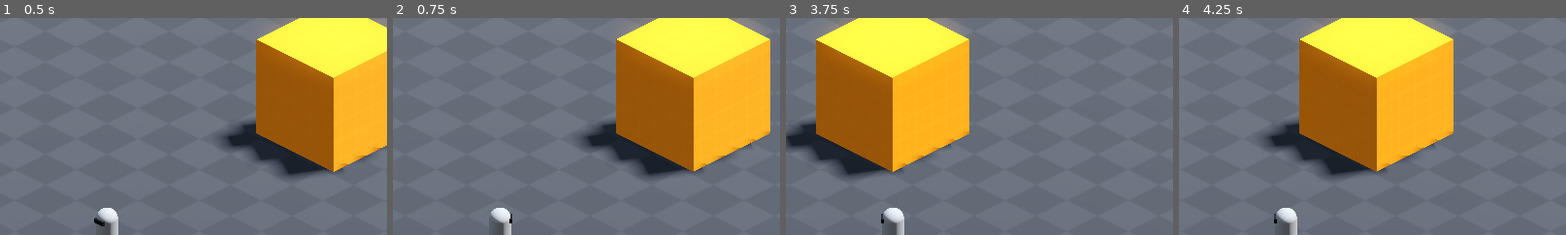
Above: before the commit, frames 1-4 (left to right).
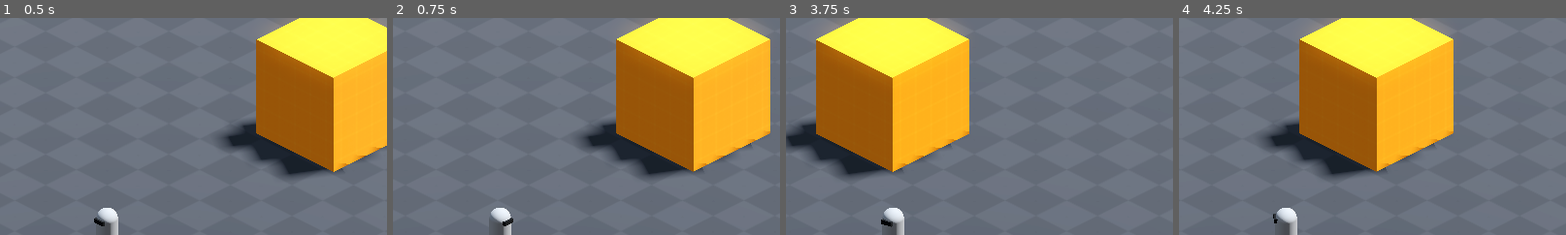
Above: after the commit, the same moments.

Repository: YordanosZt/brackeys-game-jam
Game: Godot game, scene res://Scenes/world.tscn
Same seed, same stepped clock (60 frames per second), same inputs: the game is played once before the commit and once after it.
Inputs (mouse positions are % of the whole screen's width and height, from its top left):
- Up to frame 1 (0.5 s): no input
- Up to frame 2 (0.75 s): tap Enter at 0.5 s; move the mouse to (72, 45) at 0.52 s; hold D (right) from 0.53 s (still down); tap Backspace at 0.6 s; click (72, 45) at 0.67 s
- Up to frame 3 (3.75 s): release D (right) at 1.25 s; drag from (30, 55) to (45, 70) at 1.27 s; tap Space at 2 s; move the mouse to (60, 28) at 2.02 s; hold D (right) 2.03-2.75 s; tap F at 2.1 s; drag from (45, 70) to (20, 35) at 2.77 s; tap Enter at 3.5 s; move the mouse to (80, 65) at 3.52 s; hold A (left) from 3.53 s (still down); tap Z at 3.6 s
- Up to frame 4 (4.25 s): keep holding A (left)
The pictures show only the part of the screen within x 36-86%, y 2-52%; the shares and areas given below are measured in that part.

Frame 1 is identical in both runs. In frame 2, less than 0.1% of the frame differs, in the area x 28-32%, y 90-96%; in frame 3, less than 0.1%, in the area x 24-28%, y 90-97%; in frame 4, less than 0.1%.

Commit message:
Add smooth player rotation

Diff:
--- a/Entities/Player/player.gd
+++ b/Entities/Player/player.gd
@@ -10,7 +10,7 @@
 @onready var rotate_pivot: Marker3D = %RotatePivot
 @onready var item_pos: Marker3D = %ItemPos
 
-func _process(delta: float) -> void:
+func _process(_delta: float) -> void:
 	handle_input()
 
 func _physics_process(delta: float) -> void:
@@ -34,8 +34,8 @@
 
 func look() -> void:
 	if direction:
-		rotate_pivot.look_at(global_position - Vector3(direction.x, 0, direction.y))
-		rotate_pivot.rotation.x = 0
+		var rot: float = atan2(direction.x, direction.y)
+		rotate_pivot.rotation.y = lerp_angle(rotate_pivot.rotation.y, rot, 0.1)
 
 func _on_item_detector_area_entered(area: Area3D) -> void:
 	if item_pos.get_child_count() > 0: return
